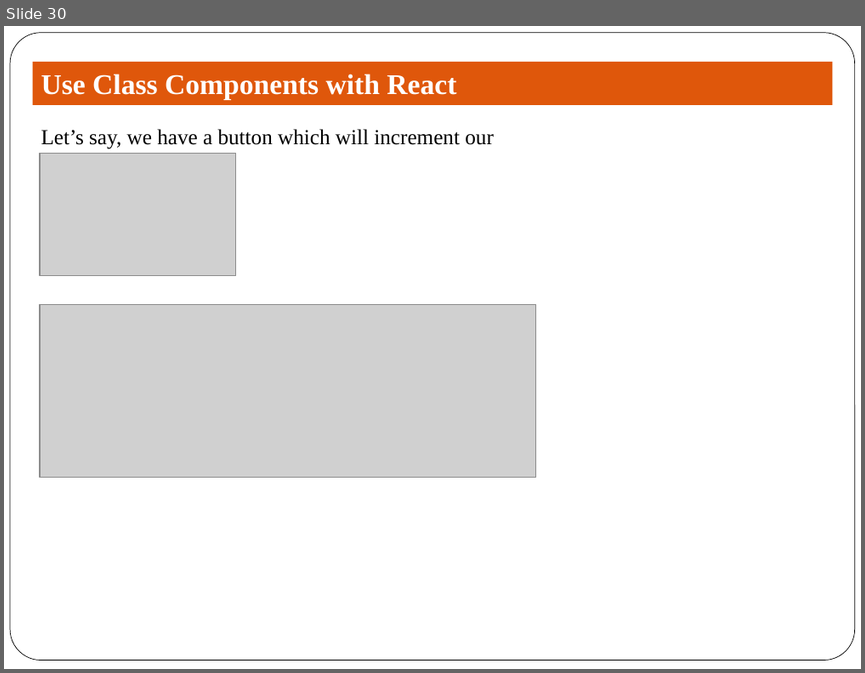
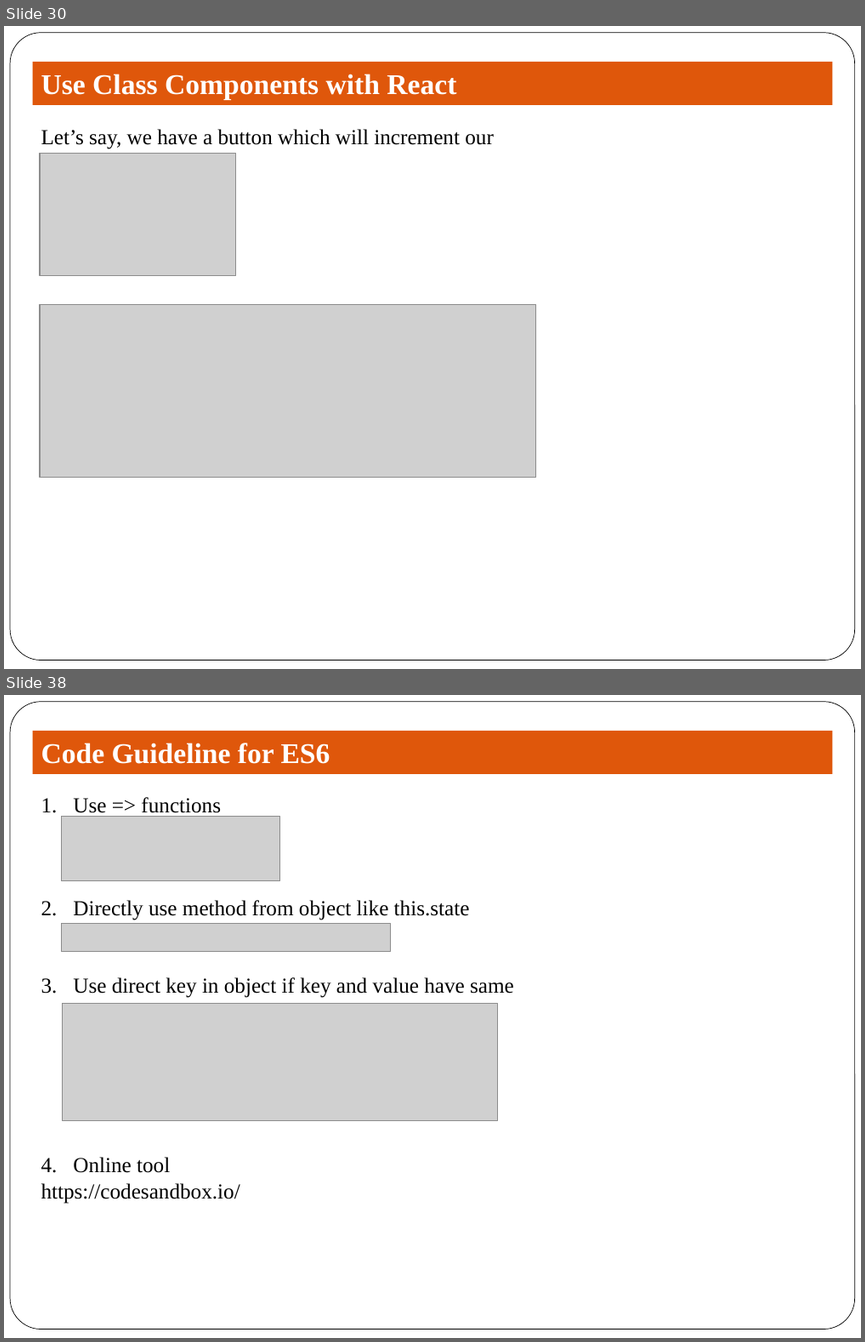
Before and after one commit to prateek3189/mercury-react, a slide deck: The Beginners Guide to ReactJS.pptx. Shown one above the other, each under a label of ours: slide 30 before the commit, slides 30 and 38 after it; the slides between them are not shown. The pictures are 865x673 and 865x1342 pixels, drawn with LibreOffice and Linux fonts; fonts in the diff are those of the drawing; grey boxes stand for pictures. Boxes give left, top, right and bottom in pixels: in the first picture for what was removed or moved away, otherwise in the second. Text is boxed around its words. In the diff, an @@ line names an element or a change of style, - is before the commit and + after.

```diff
--- a/The Beginners Guide to ReactJS.pptx
+++ b/The Beginners Guide to ReactJS.pptx
@@ slide 38 added at [4, 695, 861, 1338], background #FFFFFF; not listed: 1 template element that a slide beside it also shows @@
@@ rectangle added at [32, 731, 832, 774], fill #DF570B, 24 pt, text #FFFFFF, bold @@
+Code Guideline for ES6
@@ text added at [41, 797, 514, 1203], 18 pt, text #000000 @@
+1. Use => functions
+2. Directly use method from object like this.state
+3. Use direct key in object if key and value have same annotation
+4. Online tool
+https://codesandbox.io/
@@ picture added at [62, 817, 280, 881] @@
@@ picture added at [62, 924, 391, 951] @@
@@ picture added at [63, 1004, 498, 1120] @@
```
Also in this commit, not shown: 7 other slides added, 2 other files.
